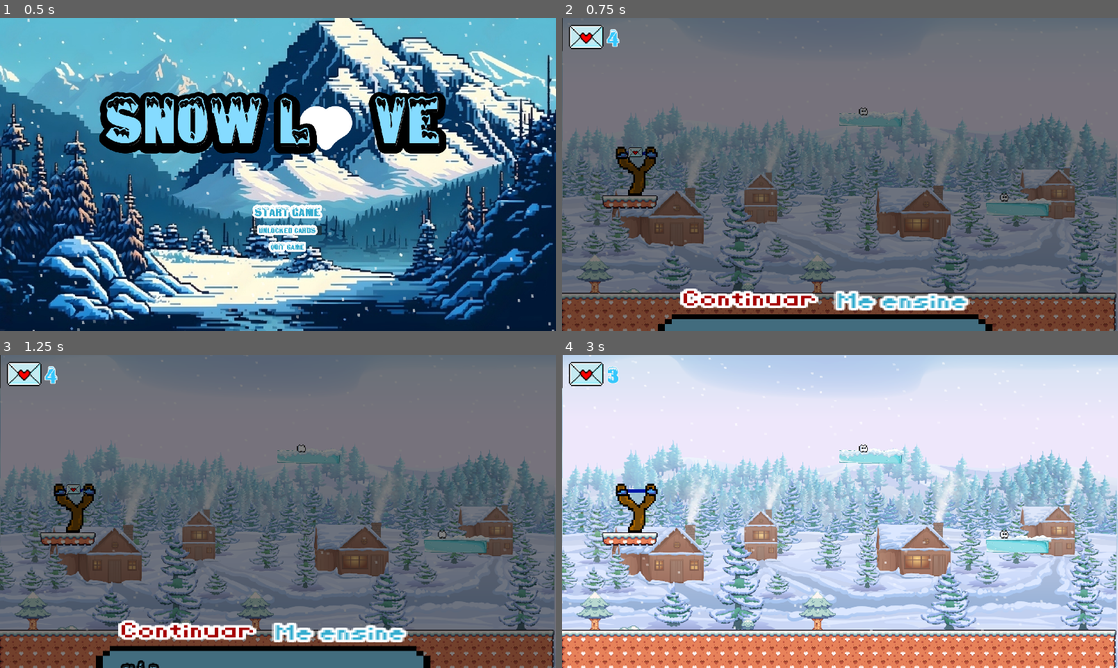
Above: before the commit, frames 1-4 (two rows, left to right).
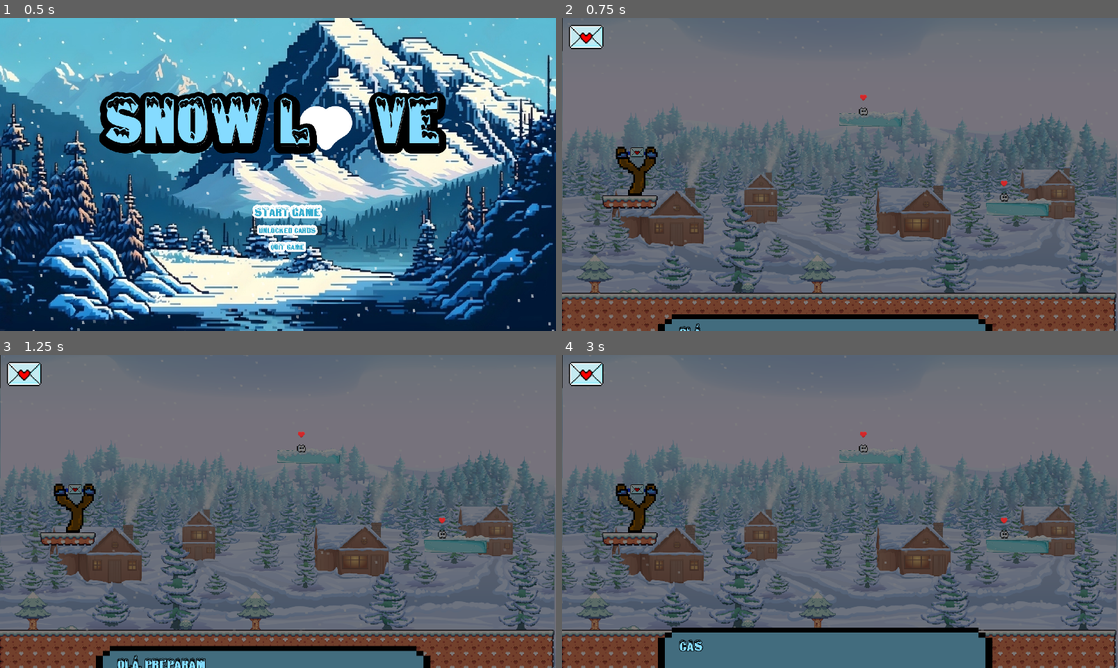
Above: after the commit, the same moments.

Repository: PedroVenanci0/Snow-Love
Game: Godot game, scene res://scenes/menu_principal.tscn
Two runs of this game, one before a commit and one after it. Both use one fixed random seed, a clock stepped at 60 frames per second and the inputs below.
Inputs (mouse positions are in pixels of both pictures, inside the frame that each line leads up to):
- Up to frame 1 (0.5 s): no input
- Up to frame 2 (0.75 s): click "Start Game" at 0.5 s
- Up to frame 3 (1.25 s): no input
- Up to frame 4 (3 s): click (751, 633) at 1.25 s, where only the run before the commit has a clickable "Continuar"; click (906, 627) at 2 s, where only the run before the commit has a clickable "Me ensine"; tap Enter (ui_accept) at 2.75 s; move the mouse to (962, 495) at 2.77 s; hold Enter (ui_accept) from 2.78 s (still down); click (962, 495) at 2.92 s

Frame 1 is identical in both runs. In frame 2, 2.6% of the frame differs, in the area x 8-81%, y 3-100%; in frame 3, 3.0%; in frame 4, 99%, in the area x 0-100%, y 0-100%.

Commit message:
feat: mensagem do turorial completa

Diff:
--- a/scenes/Tutorial.tscn
+++ b/scenes/Tutorial.tscn
@@ -19,7 +19,7 @@
 [ext_resource type="PackedScene" uid="uid://c1pa04jpbwj3e" path="res://scenes/dialog_box.tscn" id="17_sfxi5"]
 [ext_resource type="Texture2D" uid="uid://cn73vhqe6lte4" path="res://assets/dialogconteiner/New Piskel-1.png.png" id="18_ik46n"]
 [ext_resource type="Theme" uid="uid://cf75q256oi40t" path="res://shader/theme_button.tres" id="19_yd8ol"]
-[ext_resource type="FontFile" uid="uid://6bjx631fkm5j" path="res://assets/fontes/RevMiniPixel.ttf" id="20_qmxgl"]
+[ext_resource type="FontFile" uid="uid://iyo6ms8m752s" path="res://assets/fontes/snowtop_caps/SnowtopCaps.otf" id="20_03quq"]
 
 [sub_resource type="TileSetAtlasSource" id="TileSetAtlasSource_53sdi"]
 texture = ExtResource("2_imopq")
@@ -581,6 +581,7 @@
 offset_right = 173.0
 offset_bottom = 181.0
 color = Color(0, 0, 0, 0.505882)
+metadata/_edit_use_anchors_ = true
 
 [node name="dialogBox" parent="conteiner_box_dialog" instance=ExtResource("17_sfxi5")]
 position = Vector2(-142.614, -171.138)
@@ -595,37 +596,43 @@
 [node name="Text" parent="conteiner_box_dialog/dialogBox/TextureRect" index="0"]
 layout_mode = 1
 anchors_preset = -1
-anchor_left = -0.0732673
-anchor_top = -0.13369
-anchor_right = -0.0732673
-anchor_bottom = -0.13369
+anchor_left = -0.0851485
+anchor_top = -0.171123
+anchor_right = -0.0851485
+anchor_bottom = -0.171123
+
+[node name="ContinueButton" type="Button" parent="conteiner_box_dialog"]
+visible = false
+offset_left = -0.503939
+offset_top = -53.7459
+offset_right = 250.496
+offset_bottom = 0.254112
+scale = Vector2(0.3, 0.3)
+theme = ExtResource("19_yd8ol")
+theme_override_constants/outline_size = 8
+theme_override_fonts/font = ExtResource("20_03quq")
+theme_override_font_sizes/font_size = 50
+text = "Me ensine"
+flat = true
 
 [node name="SkipButton" type="Button" parent="conteiner_box_dialog"]
-offset_left = -91.7165
-offset_top = -60.8177
-offset_right = 12.2835
-offset_bottom = -33.8177
+visible = false
+offset_left = -80.6299
+offset_top = -55.1602
+offset_right = 165.37
+offset_bottom = -1.16024
+scale = Vector2(0.3, 0.3)
 theme = ExtResource("19_yd8ol")
 theme_override_colors/font_color = Color(0.647059, 0, 0, 1)
+theme_override_colors/font_hover_color = Color(0.521569, 0.858824, 1, 1)
 theme_override_constants/outline_size = 8
-theme_override_fonts/font = ExtResource("20_qmxgl")
-theme_override_font_sizes/font_size = 16
-text = "Continuar"
+theme_override_fonts/font = ExtResource("20_03quq")
+theme_override_font_sizes/font_size = 50
+text = "Continue
+"
 flat = true
 
-[node name="ContinueButton" type="Button" parent="conteiner_box_dialog"]
-offset_left = -12.0945
-offset_top = -61.5249
-offset_right = 109.906
-offset_bottom = -29.5249
-theme = ExtResource("19_yd8ol")
-theme_override_constants/outline_size = 8
-theme_override_fonts/font = ExtResource("20_qmxgl")
-theme_override_font_sizes/font_size = 16
-text = "Me ensine"
-flat = true
-
+[connection signal="pressed" from="conteiner_box_dialog/ContinueButton" to="." method="_on_continue_button_pressed"]
 [connection signal="pressed" from="conteiner_box_dialog/SkipButton" to="." method="_on_skip_button_pressed"]
-[connection signal="pressed" from="conteiner_box_dialog/ContinueButton" to="." method="_on_continue_button_pressed"]
 
 [editable path="conteiner_box_dialog/dialogBox"]
--- a/scenes/dialog_box.tscn
+++ b/scenes/dialog_box.tscn
@@ -19,13 +19,14 @@
 offset_top = 53.0
 offset_right = 403.0
 offset_bottom = 104.0
+scale = Vector2(0.3, 0.3)
 theme_override_colors/font_color = Color(0.521569, 0.858824, 1, 1)
 theme_override_constants/outline_size = 10
 theme_override_fonts/font = ExtResource("3_14xk6")
-theme_override_font_sizes/font_size = 15
+theme_override_font_sizes/font_size = 50
 metadata/_edit_use_anchors_ = true
 
 [node name="Timer" type="Timer" parent="."]
-wait_time = 0.1
+wait_time = 0.05
 
 [connection signal="timeout" from="Timer" to="." method="_on_timer_timeout"]
--- a/script/Global.gd
+++ b/script/Global.gd
@@ -1,6 +1,6 @@
 extends Node
 
-var cartasDesbloqueadas: int = 1
+var cartasDesbloqueadas: int = 0
 
 var player: CharacterBody2D
 var sucessful : bool
--- a/script/dialogBox.gd
+++ b/script/dialogBox.gd
@@ -3,11 +3,17 @@
 @onready var text = $TextureRect/Text
 @onready var timer = $Timer
 
+var visibleButton = 0
+
 # Dicionário para armazenar mensagens de cada cena
 var msg_queues: Dictionary = {
 	"Tutorial": [
-		"Olá, preparamos um pequeno tutorial para\n ajudar você a encontrar o amor\n neste mundo gelado...",
-		"Caso não queira passar pelo tutorial\n e já saiba como conseguir um amor,\n pressione o botão (SKIP); caso contrário,\n pressione (Continuar)."
+		"Olá, preparamos um pequeno tutorial para\nensinar você a entragar mensagens de amor\ne aquecer esse mundo gelado...
+
+		(Pressione ENTER para passar a mensagem...)",
+		"Caso não queira passar pelo tutorial\n e já saiba como conseguir um amor,\n pressione o botão (Continue); caso contrário,\n pressione (Me ensine).
+
+		(Pressione ENTER para visualizar as opções...)"
 	],
 	"CartaDesbloqueadas": [
 		"Mensagem 1 da cena 2...",
@@ -21,10 +27,24 @@
 	show_message()
 
 func _process(delta):
-	pass
+
+	var conteiner_box_dialog = get_parent()
+
+	var skipButton = conteiner_box_dialog.get_node("SkipButton")
+	var continueButton = conteiner_box_dialog.get_node("ContinueButton")
+
+	if conteiner_box_dialog.global_position.y >= 250:
+		conteiner_box_dialog.global_position.y -= 0.2
+
+	if text.visible_characters == text.text.length() and visibleButton % 2 == 0 and visibleButton != 0:
+		var current_scene: String = get_tree().current_scene.name
+		if current_scene == "Tutorial":
+			skipButton.visible = true
+			continueButton.visible = true
 
 func _input(event):
 	if event is InputEventKey and event.is_action_pressed("ui_accept"):
+		visibleButton += 1
 		show_message()
 
 func show_message():
@@ -36,7 +56,7 @@
 		return
 
 	if msg_queues[current_scene].size() == 0:
-		hide()
+		#hide()
 		return
 
 	var _msg: String = msg_queues[current_scene].pop_front()
--- a/script/tutorial.gd
+++ b/script/tutorial.gd
@@ -10,19 +10,18 @@
 @onready var player_2 = $Player2
 
 func _ready():
+
 	Global.playerInTheScene = 0
 	Global.numberCards = 4
+	get_tree().paused = true
 
 func _process(delta):
-	if conteiner_box_dialog.global_position.y >= 250:
-		conteiner_box_dialog.global_position.y -= 0.2
-
-	#if conteiner_box_dialog.global_position.y == 250:
-		#skip_button.visible = true
-		#continue_button.visible = true
+	pass
 
 func _on_skip_button_pressed():
 	pass
 
 func _on_continue_button_pressed():
 	conteiner_box_dialog.visible = false
+	await get_tree().create_timer(0.1).timeout
+	get_tree().paused = false
Binary file removed: assets/fontes/IceCaps.ttf
Not shown, removed: assets/fontes/IceCaps.ttf.import
Binary file removed: assets/fontes/RevMiniPixel.ttf
Not shown, removed: assets/fontes/RevMiniPixel.ttf.import
